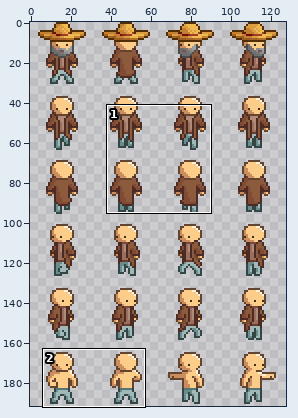
Pixel-art file: Assets/Content/Races/human_light/human_light.ase. Above, an overview of the earlier version with the close-up marked.
Close-up. The starting point:
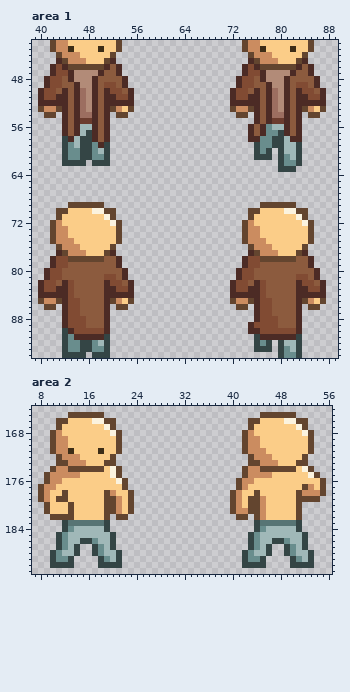
128x192 pixels, 1 frame. Shown: area 1: x 39..89, y 42..94; area 2: x 7..56, y 164..191. The commit also changed other parts of the picture, which this record leaves out.
New version:
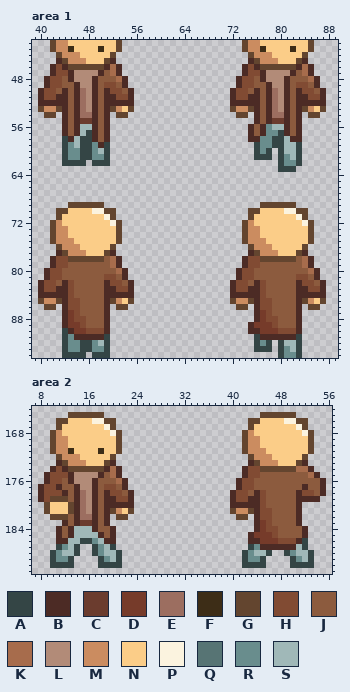
Palette (. is transparent): A #344545  B #4c2b25  C #6b3c2e  D #763b2a  E #9c6e60  F #3d2d17  G #63452f  H #814b33  J #8c5b3e  K #a76c4c  L #b28b78  M #cb8c60  N #fbcd88  P #fbf3df  Q #577474  R #698d8d  S #a0b8b8
Changes in this commit:
Changed rows in their new state; - is an unchanged pixel.
Area 1, layer "Duster":
first column x 52:
46 K-------------------------------K-
47 K-------------------------------K-
48 -K-------------------------------K
first column x 52:
78 K-------------------------------K-
79 K-------------------------------K-
80 -K-------------------------------K
first column x 45:
87 D-------------------------------D--
88 D-------------------------------D--
89 DD-----------------------------DDD-
90 -DD-----------------------------DDD
Area 2, layer "Duster":
first column x 8:
173 ---B--------B----------------------B--------B---
174 --BHB------BKB--------------------BHH------KKB--
175 -BHHHBLLLLBJKB--------------------BHHJJJJJJJJKB-
176 -BHHJBLLLBJJJKB------------------BHHJJJJJJJJJJJB
177 BHHBJJBLLBJHHJB------------------BHHJJJJJJJJBJJB
178 BHHHBJBELBJBHHJB----------------BHHJBHJJJJJBHHJB
179 BHG--JBELBJBBHHB----------------BHHBBHJJJJJBBBB-
180 ------BELBJBBBBB----------------BBBBBHJJJJJB----
181 ------BELBJB------------------------BHHJJJJB----
182 -----JBEEBJB------------------------BHHJJJJB----
183 ----BJBCCBJB------------------------BDHJJJJB----
184 ---BJB---BJJB-----------------------BDHHJJJJB---
185 ---BJB----BJB----------------------BDDDHJJJJB---
186 ---BB------BB----------------------BBDDDHHHB----
187 -------------------------------------BBBBBB-----
Boxes around the changes in both close-ups, in picture pixels (x1, y1, x2, y2):
changed: (110, 64, 122, 82)
changed: (302, 64, 314, 82)
changed: (110, 256, 122, 274)
changed: (302, 256, 314, 274)
changed: (68, 310, 86, 334)
changed: (254, 310, 278, 334)
changed: (38, 460, 134, 544)
changed: (230, 460, 326, 550)
